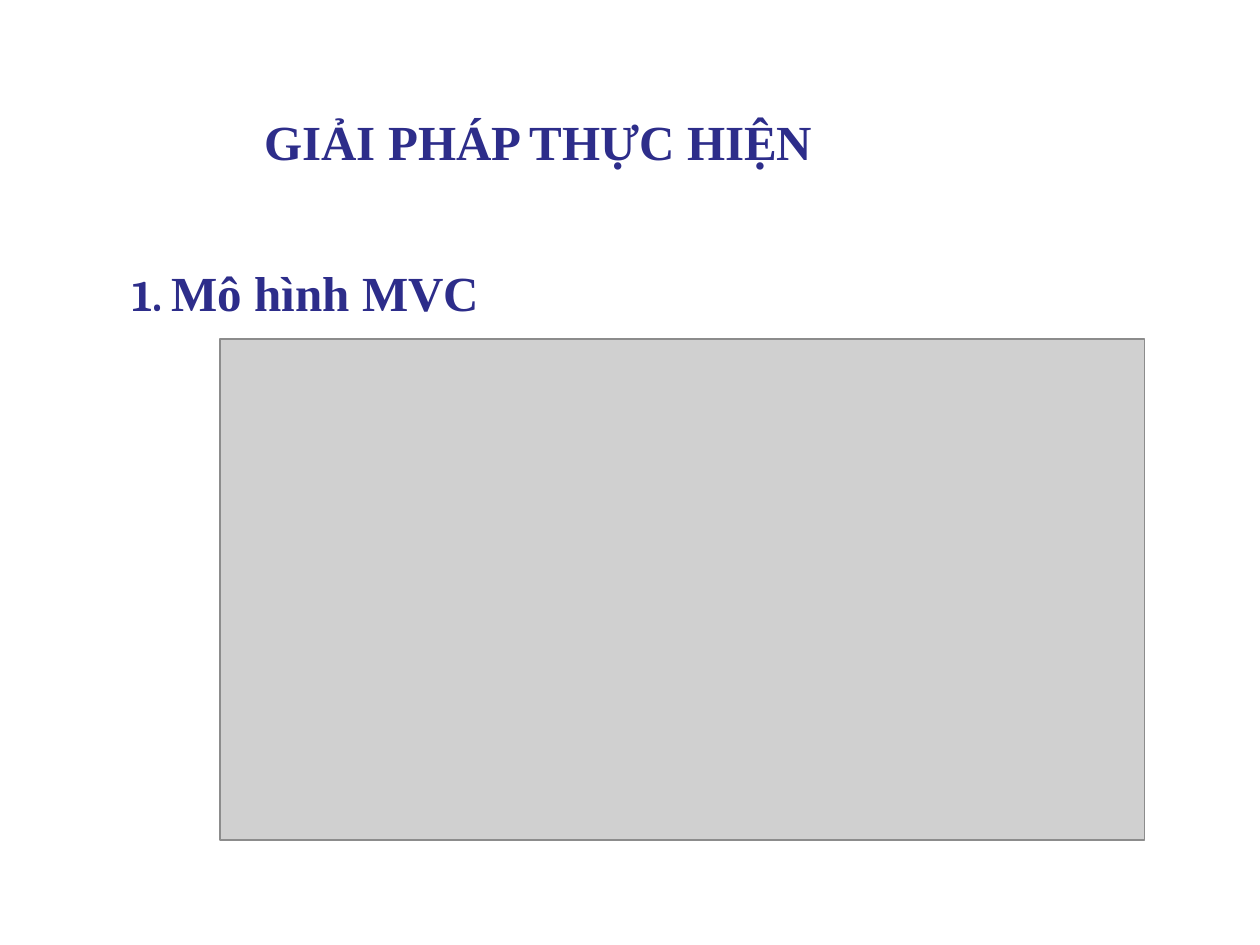
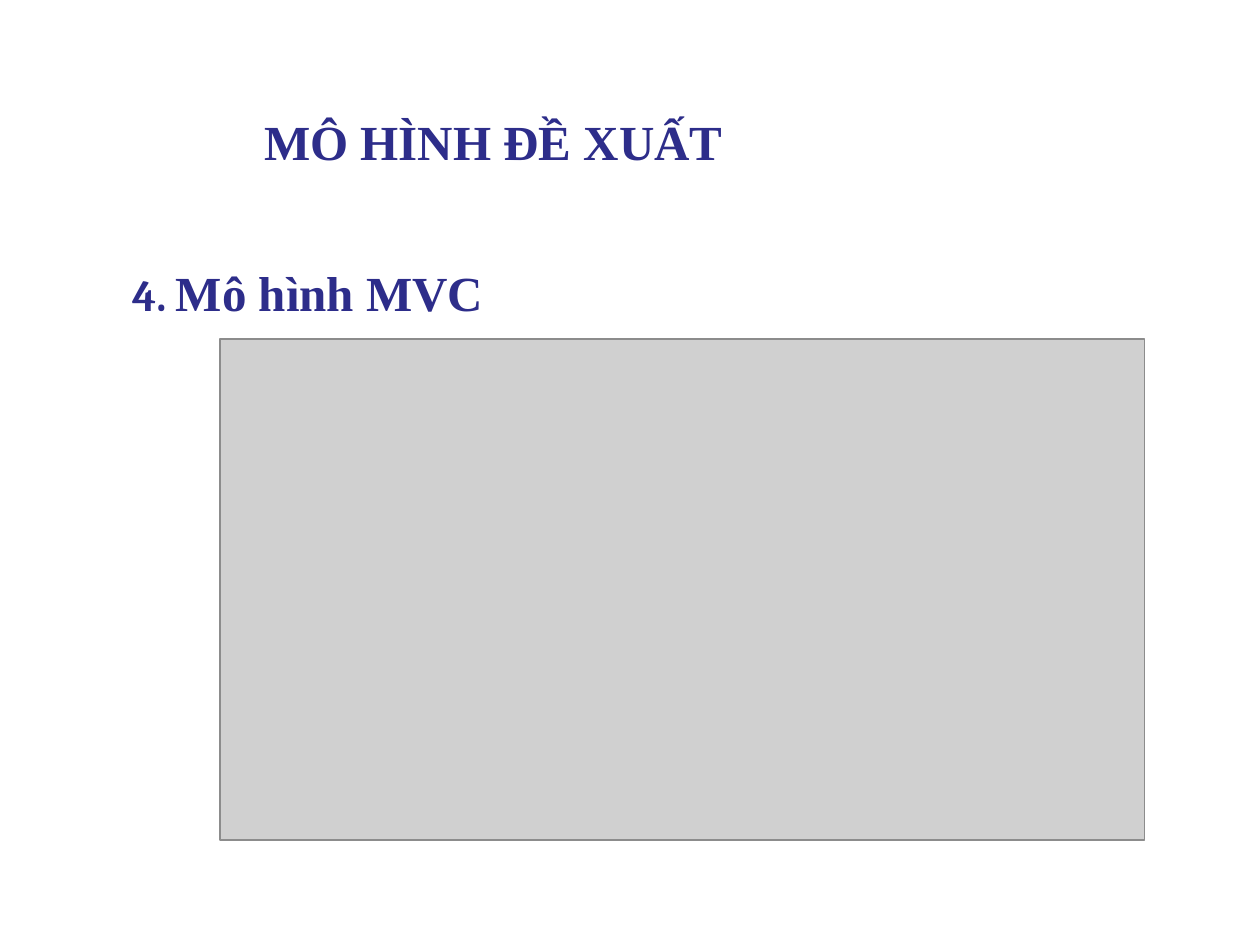
Before and after one commit to buicongminh2018/baovelvtn, a slide deck: slide 8 of LVTN.pptx. Drawn at 1260x945 pixels with LibreOffice and Linux fonts; fonts in the diff are those of the drawing; grey boxes stand for pictures; background and template pictures are left out. Boxes give left, top, right and bottom in pixels: in the first picture for what was removed or moved away, otherwise in the second. Text is boxed around its words. In the diff, an @@ line names an element or a change of style, - is before the commit and + after.

```diff
--- a/LVTN.pptx
+++ b/LVTN.pptx
@@ text at [264,122,723,161]: text changed @@
-GIẢI PHÁP THỰC HIỆN
+MÔ HÌNH ĐỀ XUẤT
@@ text at [132,276,483,312]: text changed @@
-1. Mô hình MVC
+4. Mô hình MVC
```
Also in this commit, not shown: 4 other slides changed, 2 slides added, 1 slide removed, 2 other files.
